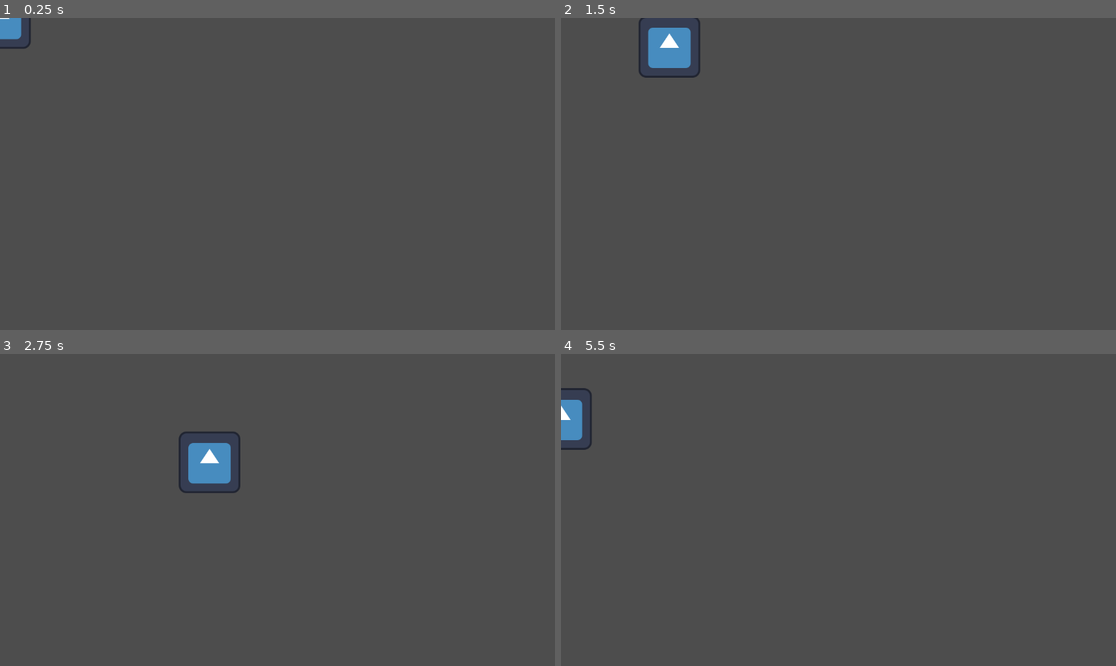
Above: before the commit, frames 1-4 (two rows, left to right).
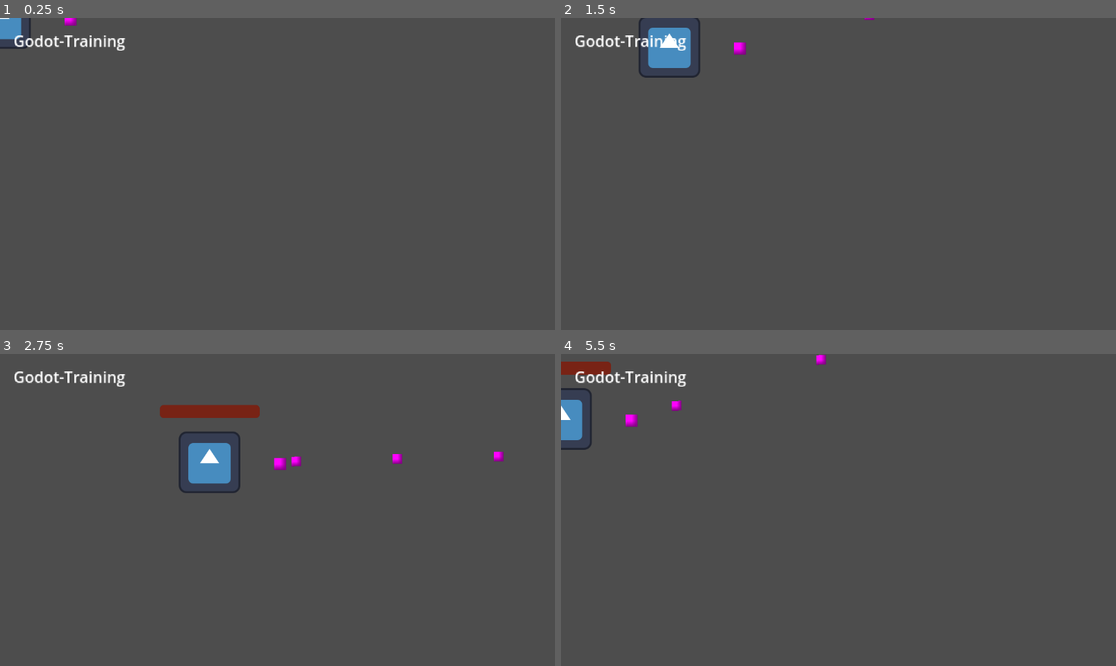
Above: after the commit, the same moments.

Repository: Aceralot/Shots-Fired
Game: Godot game, scene res://Scenes/Prototyping/PlayerMoveAndShoot.tscn
The game is run twice, just before and just after one commit, with the same random seed, the same clock (stepped at 60 frames per second) and the same inputs. This scene is started directly instead of the project's main scene. The engine's default icon, where the game draws it, is replaced by a stand-in: a white triangle on a blue panel in a dark square.
Inputs:
- Up to frame 1 (0.25 s): no input
- Up to frame 2 (1.5 s): tap Enter at 0.5 s; hold D (move_right) 0.53-1.28 s; hold S (move_down) from 1.28 s (still down)
- Up to frame 3 (2.75 s): release S (move_down) at 2.03 s; hold D (move_right) from 2.03 s (still down)
- Up to frame 4 (5.5 s): release D (move_right) at 2.78 s; hold W (move_up) 2.78-3.53 s; hold A (move_left) 3.53-5.03 s; hold S (move_down) from 5.03 s (still down)

The runs differ from the first frame. In frame 1, 0.4% of the frame differs, in the area x 2-23%, y 0-11%; in frame 2, 0.4%; in frame 3, 1.4%, in the area x 2-91%, y 5-38%; in frame 4, 0.9%.

Commit message:
Character Moves and Shoots
I did not configure the mouse clicks to shoot or look around yet.

Diff:
--- /dev/null
+++ b/Autoload/Godot-Training.tscn
@@ -0,0 +1,20 @@
+[gd_scene format=3 uid="uid://8x4gdllcr2h"]
+
+[node name="Control" type="CanvasLayer"]
+scale = Vector2(2, 2)
+transform = Transform2D(2, 0, 0, 2, 0, 0)
+
+[node name="Control" type="Control" parent="."]
+layout_mode = 3
+anchors_preset = 0
+offset_left = 13.5
+offset_top = 11.5
+offset_right = 132.5
+offset_bottom = 51.5
+
+[node name="Label" type="Label" parent="Control"]
+texture_filter = 1
+layout_mode = 0
+offset_right = 40.0
+offset_bottom = 23.0
+text = "Godot-Training "
--- a/Scenes/Prototyping/PlayerMoveAndShoot.tscn
+++ b/Scenes/Prototyping/PlayerMoveAndShoot.tscn
@@ -1,16 +1,102 @@
-[gd_scene load_steps=4 format=3 uid="uid://dsicb2whuo56t"]
+[gd_scene load_steps=8 format=3 uid="uid://dsicb2whuo56t"]
 
-[ext_resource type="Script" uid="uid://btxlte0bi4h4f" path="res://Scripts/Player/player_move_and_shoot.gd" id="1_av3cl"]
 [ext_resource type="Texture2D" uid="uid://dn4urbmw4q2j6" path="res://Assets/Sprite/icon.svg" id="1_c8dw4"]
+[ext_resource type="PackedScene" uid="uid://bc6e6jiskj7hk" path="res://Scripts/Player/Gun.tscn" id="3_1nd3q"]
+
+[sub_resource type="GDScript" id="GDScript_av3cl"]
+script/source = "extends CharacterBody2D
+
+var health = 100.0
+
+@export var SPEED = 300.0
+
+signal health_depleted
+
+var helath = 100
+
+func _process(delta: float) -> void:
+	pass
+
+
+func _physics_process(delta) -> void:
+	var direction = Input.get_vector(\"move_left\", \"move_right\", \"move_up\", \"move_down\")
+
+	#INVERSION APPLIED HERE
+	direction.y *= 1
+
+	velocity = direction * SPEED
+	move_and_slide()
+
+	const DAMAGE_RATE = 5.0
+	var overlapping_mobs = $HitBox.get_overlapping_areas()
+	if overlapping_mobs.size() > 0:
+		health -= DAMAGE_RATE * overlapping_mobs.size() * delta
+		%ProgressBar.value = health
+		if health <= 0.0:
+			health_depleted.emit()
+
+
+
+	#// play animation// unhashtag when animations are ready
+	#if velocity.length() > 0.0:
+		#$AnimationPlayer.play_walk_animation()
+	#else:
+		#$AnimationPlayer.play_idle_animation()
+
+
+
+"
 
 [sub_resource type="CircleShape2D" id="CircleShape2D_av3cl"]
 radius = 63.0
 
-[node name="PlayerMoveAndShoot" type="CharacterBody2D"]
-script = ExtResource("1_av3cl")
+[sub_resource type="RectangleShape2D" id="RectangleShape2D_av3cl"]
+size = Vector2(126, 129)
 
-[node name="Sprite2D" type="Sprite2D" parent="."]
+[sub_resource type="StyleBoxFlat" id="StyleBoxFlat_av3cl"]
+bg_color = Color(0, 0, 0, 0.397541)
+corner_radius_top_left = 8
+corner_radius_top_right = 8
+corner_radius_bottom_right = 8
+corner_radius_bottom_left = 8
+
+[sub_resource type="StyleBoxFlat" id="StyleBoxFlat_1nd3q"]
+bg_color = Color(0.7097931, 0.10195923, 0, 0.55122954)
+corner_radius_top_left = 8
+corner_radius_top_right = 8
+corner_radius_bottom_right = 8
+corner_radius_bottom_left = 8
+
+[node name="PlayerMoveAndeShoot" type="Node2D"]
+
+[node name="Player" type="CharacterBody2D" parent="."]
+script = SubResource("GDScript_av3cl")
+
+[node name="Sprite2D" type="Sprite2D" parent="Player"]
 texture = ExtResource("1_c8dw4")
 
-[node name="CollisionShape2D" type="CollisionShape2D" parent="."]
+[node name="CollisionShape2D" type="CollisionShape2D" parent="Player"]
 shape = SubResource("CircleShape2D_av3cl")
+
+[node name="AnimationPlayer" type="AnimationPlayer" parent="Player"]
+
+[node name="Gun" parent="Player" instance=ExtResource("3_1nd3q")]
+position = Vector2(127, 4)
+scale = Vector2(5, 5)
+
+[node name="HitBox" type="Area2D" parent="Player"]
+
+[node name="CollisionShape2D" type="CollisionShape2D" parent="Player/HitBox"]
+position = Vector2(-1, 0.5)
+shape = SubResource("RectangleShape2D_av3cl")
+
+[node name="ProgressBar" type="ProgressBar" parent="Player"]
+unique_name_in_owner = true
+offset_left = -103.0
+offset_top = -119.0
+offset_right = 104.0
+offset_bottom = -92.0
+theme_override_styles/background = SubResource("StyleBoxFlat_av3cl")
+theme_override_styles/fill = SubResource("StyleBoxFlat_1nd3q")
+value = 100.0
+show_percentage = false
--- a/Scenes/Prototyping/player_move_and_shoot.gd
+++ /dev/null
@@ -1,6 +0,0 @@
-extends CharacterBody2D
-
-func _physics_process(delta: float) -> void:
-	var direction = Input.get_vector( "left", "right", "ui_up", "ui_down" )
-	velocity = direction * 600
-	move_and_slide()
--- /dev/null
+++ b/Scripts/Player/Bullet.tscn
@@ -0,0 +1,28 @@
+[gd_scene load_steps=4 format=3 uid="uid://ckx223cqp4lg"]
+
+[ext_resource type="Script" uid="uid://m5pa4yv0kltw" path="res://Scripts/player_area_2d.gd" id="1_jljt2"]
+
+[sub_resource type="PlaceholderTexture2D" id="PlaceholderTexture2D_rsew6"]
+
+[sub_resource type="CircleShape2D" id="CircleShape2D_8e8e0"]
+radius = 1.0
+
+[node name="Bullets" type="Node2D"]
+top_level = true
+light_mask = 0
+visibility_layer = 3
+rotation = 1.5707964
+
+[node name="Area2D" type="Area2D" parent="."]
+rotation = 1.5536052
+script = ExtResource("1_jljt2")
+
+[node name="Sprite2D" type="Sprite2D" parent="Area2D"]
+scale = Vector2(20, 20)
+texture = SubResource("PlaceholderTexture2D_rsew6")
+
+[node name="CollisionShape2D" type="CollisionShape2D" parent="Area2D"]
+scale = Vector2(1.5, 1.5)
+shape = SubResource("CircleShape2D_8e8e0")
+
+[connection signal="body_entered" from="Area2D" to="Area2D" method="_on_body_entered"]
--- /dev/null
+++ b/Scripts/Player/Gun.tscn
@@ -0,0 +1,33 @@
+[gd_scene load_steps=4 format=3 uid="uid://bc6e6jiskj7hk"]
+
+[ext_resource type="Script" uid="uid://c84h5fcf3l3s3" path="res://Scripts/Player/gun.gd" id="1_bl7ad"]
+
+[sub_resource type="CircleShape2D" id="CircleShape2D_meehf"]
+
+[sub_resource type="PlaceholderTexture2D" id="PlaceholderTexture2D_meehf"]
+
+[node name="Gun" type="Node2D"]
+script = ExtResource("1_bl7ad")
+
+[node name="Area2D" type="Area2D" parent="."]
+
+[node name="CollisionShape2D" type="CollisionShape2D" parent="Area2D"]
+shape = SubResource("CircleShape2D_meehf")
+
+[node name="WeaponPivot" type="Marker2D" parent="Area2D"]
+
+[node name="Pistol" type="Sprite2D" parent="Area2D/WeaponPivot"]
+position = Vector2(4, 0)
+scale = Vector2(5, 5)
+texture = SubResource("PlaceholderTexture2D_meehf")
+
+[node name="ShootingPoint" type="Marker2D" parent="Area2D/WeaponPivot/Pistol"]
+unique_name_in_owner = true
+position = Vector2(0.39999998, -0.19999999)
+rotation = -1.5707964
+
+[node name="Timer" type="Timer" parent="."]
+wait_time = 0.3
+autostart = true
+
+[connection signal="timeout" from="Timer" to="." method="_on_timeout"]
--- /dev/null
+++ b/Scripts/Player/gun.gd
@@ -0,0 +1,22 @@
+extends Node2D
+
+
+# Called when the node enters the scene tree for the first time.
+func _ready() -> void:
+	pass # Replace with function body.
+
+
+# Called every frame. 'delta' is the elapsed time since the previous frame.
+func _process(delta: float) -> void:
+	pass
+
+func shoot():
+	const BULLET = preload("res://Scripts/Player/Bullet.tscn")
+	var new_bullet = BULLET.instantiate()
+	new_bullet.global_position = %ShootingPoint.global_position
+	new_bullet.global_rotation = %ShootingPoint.global_rotation
+	%ShootingPoint.add_child( new_bullet )
+
+
+func _on_timeout() -> void:
+	shoot()
--- a/Scripts/Player/player_move_and_shoot.gd
+++ /dev/null
@@ -1,18 +0,0 @@
-extends CharacterBody2D
-
-
-@export var SPEED = 300.0
-
-
-func _process(delta: float) -> void:
-	pass
-
-
-func _physics_process(delta) -> void:
-	var input_direction = Input.get_vector("move_left", "move_right", "move_up", "move_down")
-
-	#INVERSION APPLIED HERE
-	input_direction.y *= 1
-
-	velocity = input_direction * SPEED
-	move_and_slide()
--- /dev/null
+++ b/Scripts/player_area_2d.gd
@@ -0,0 +1,27 @@
+extends Area2D
+
+
+# Called when the node enters the scene tree for the first time.
+func _ready() -> void:
+	pass # Replace with function body.
+
+
+var travelled_distance = 0
+
+# Called every frame. 'delta' is the elapsed time since the previous frame.
+func _physics_process(delta: float) -> void:
+	const SPEED = 1000
+	const RANGE = 1200
+	var direction = Vector2.RIGHT.rotated( rotation )
+	position += direction * SPEED * delta
+
+	travelled_distance += SPEED * delta
+	if travelled_distance > RANGE:
+		queue_free()
+
+
+func _on_body_entered(body: Node2D) -> void:
+	queue_free()
+	if body.has_method( "take_damage" ):
+		body.take_damage
+	pass # Replace with function body.
--- a/project.godot
+++ b/project.godot
@@ -14,6 +14,10 @@
 run/main_scene="res://Scenes/Prototyping/LevelDesign.tscn"
 config/features=PackedStringArray("4.5", "Forward Plus")
 config/icon="res://Assets/Sprite/icon.svg"
+
+[autoload]
+
+GodotTraining="*res://Autoload/Godot-Training.tscn"
 
 [input]
 
@@ -58,8 +62,13 @@
 project/editorState=[{
 "column": 0,
 "current": true,
-"line": 13,
-"path": "res://Scripts/Player/player_move_and_shoot.gd",
+"line": 0,
+"path": "res://Scripts/Player/gun.gd",
+"type": "file"
+}, {
+"column": 0,
+"line": 0,
+"path": "res://Scripts/player_area_2d.gd",
 "type": "file"
 }]
 project/breakpoints={
Not shown, removed: Scenes/Prototyping/player_move_and_shoot.gd.uid
Not shown, added: Scripts/Player/gun.gd.uid
Not shown, removed: Scripts/Player/player_move_and_shoot.gd.uid
Not shown, added: Scripts/player_area_2d.gd.uid
